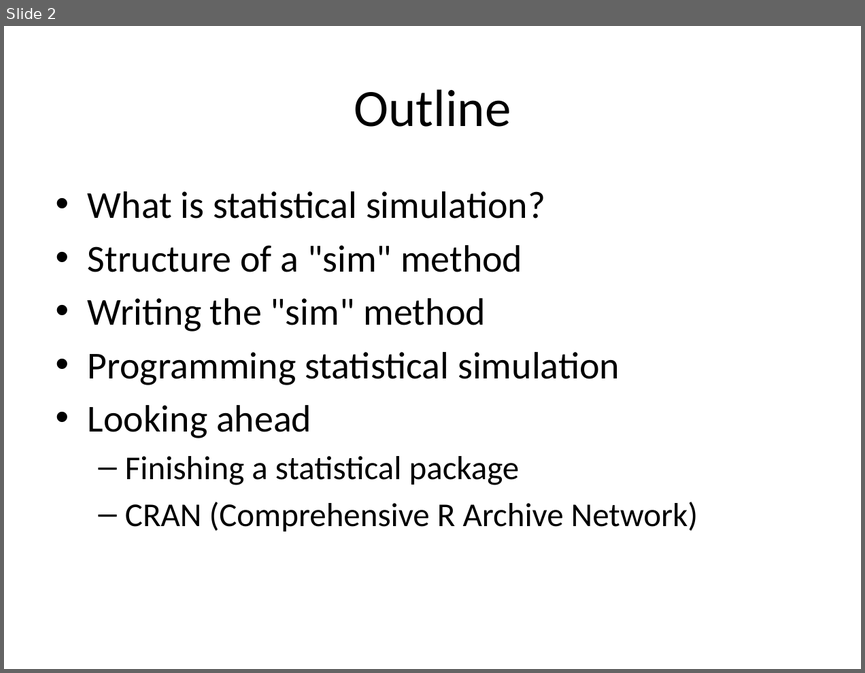
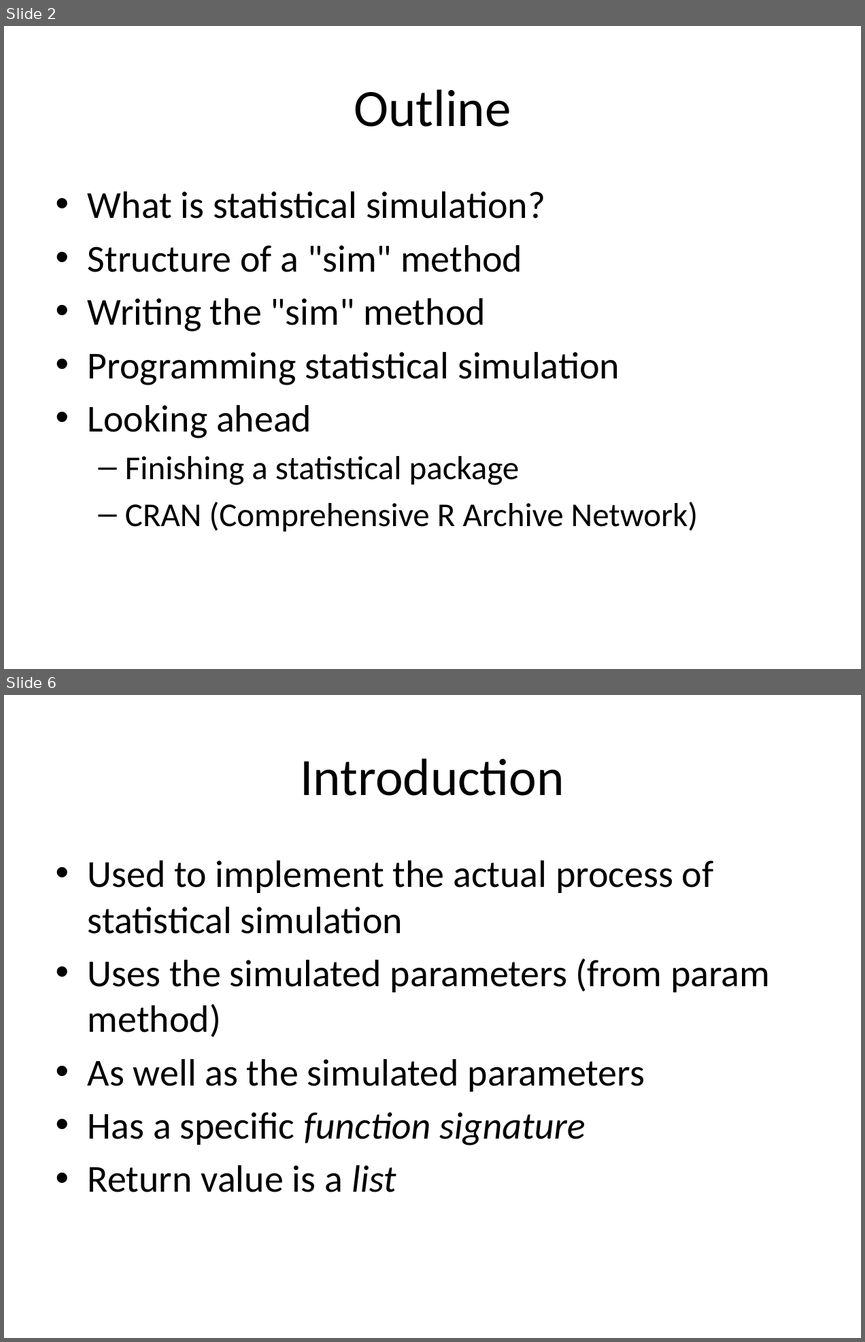
Before and after one commit to IQSS/Zelig4-Documentation, a slide deck: January-Class/Zelig_3_simulation.pptx. Shown one above the other, each under a label of ours: slide 2 before the commit, slides 2 and 6 after it; the slides between them are not shown. The pictures are 865x673 and 865x1342 pixels, drawn with LibreOffice and Linux fonts; fonts in the diff are those of the drawing. Boxes give left, top, right and bottom in pixels: in the first picture for what was removed or moved away, otherwise in the second. Text is boxed around its words. In the diff, an @@ line names an element or a change of style, - is before the commit and + after.

```diff
--- a/January-Class/Zelig_3_simulation.pptx
+++ b/January-Class/Zelig_3_simulation.pptx
@@ slide 6 added at [4,695,861,1338], background #FFFFFF @@
@@ title added at [300,758,564,796], 44 pt, text #000000 @@
+Introduction
@@ text added at [88,860,770,1192], 32 pt, text #000000 @@
+• Used to implement the actual process of statistical simulation
+• Uses the simulated parameters (from param method)
+• As well as the simulated parameters
+• Has a specific function signature
+• Return value is a list
```
Also in this commit, not shown: 8 other slides added, 1 other file.
